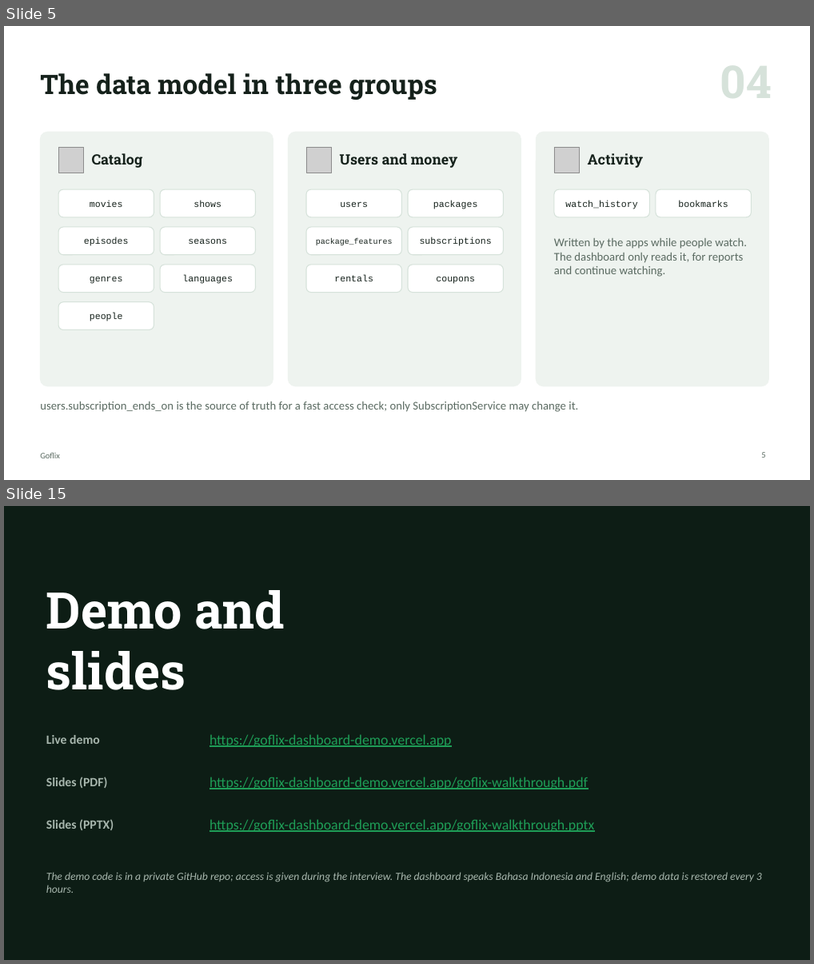
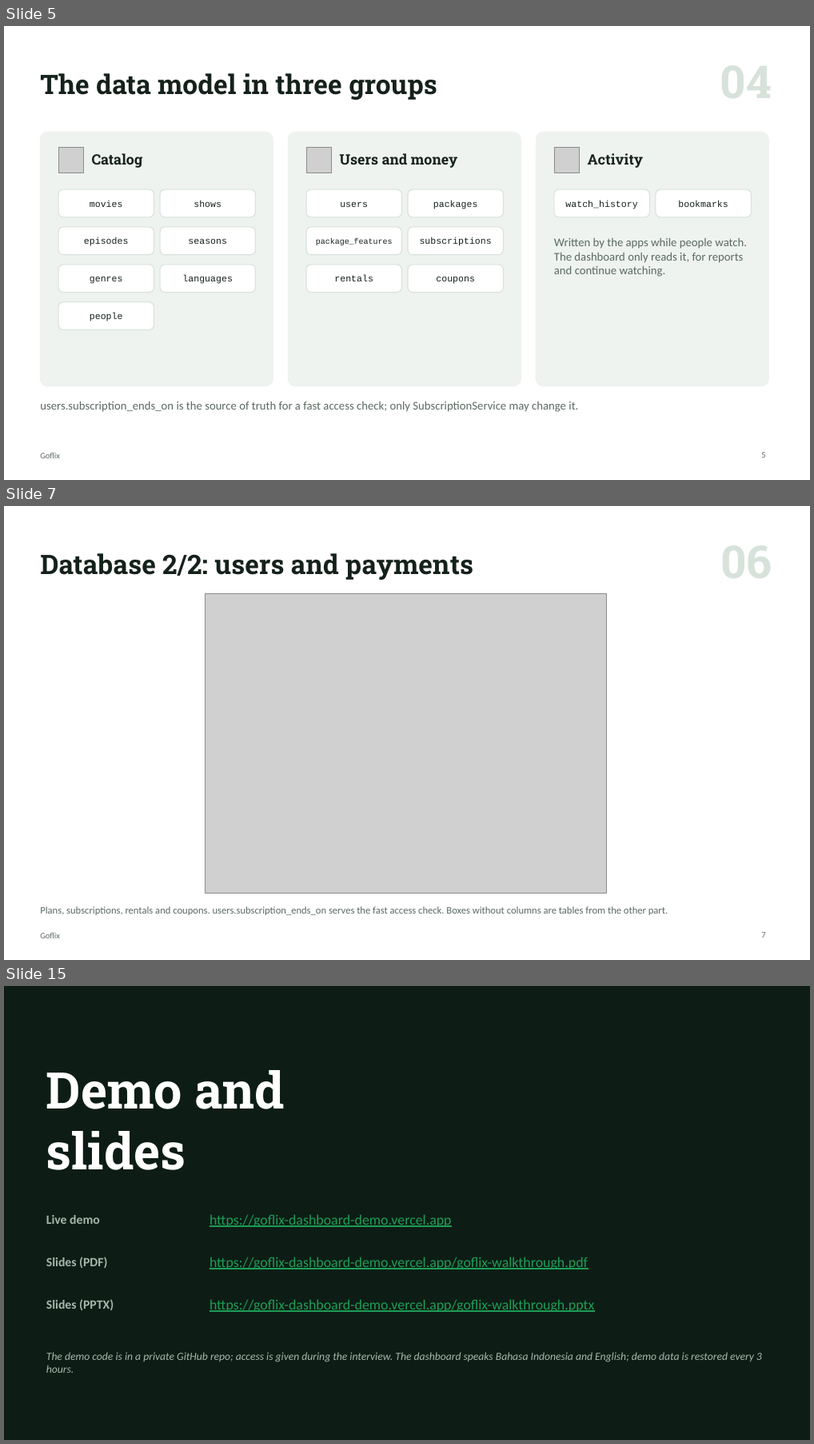
Before and after one commit to Enricosaputra/goflix-dashboard-demo, a slide deck: docs/Goflix-walkthrough.pptx. Shown one above the other, each under a label of ours: slides 5 and 15 before the commit, slides 5, 7 and 15 after it; the slides between them are not shown. The pictures are 814x964 and 814x1444 pixels, drawn with LibreOffice and Linux fonts; fonts in the diff are those of the drawing; grey boxes stand for pictures. Boxes give left, top, right and bottom in pixels: in the first picture for what was removed or moved away, otherwise in the second. Text is boxed around its words. In the diff, an @@ line names an element or a change of style, - is before the commit and + after.

Commit message:
Decks: bigger database diagrams, no open-work slide; Excalidraw diagrams
docs/diagrams/goflix.excalidraw holds the architecture, the database and the main
flows as editable shapes (open it at excalidraw.com).

```diff
--- a/docs/Goflix-walkthrough.pptx
+++ b/docs/Goflix-walkthrough.pptx
@@ slide 7 added at <box>4,506,810,960</box>, background #FFFFFF; not listed: 1 template element that a slide beside it also shows @@
@@ title added at <box>40,553,474,580</box>, 32 pt, text #15211B, bold @@
+Database 2/2: users and payments
@@ picture added at <box>206,594,607,893</box> @@
@@ text added at <box>40,906,668,915</box>, 12 pt, text #5B6B62 @@
+Plans, subscriptions, rentals and coupons. users.subscription_ends_on serves the fast access check. Boxes without columns are tables from the other part.
@@ page number added at <box>762,932,766,937</box>, 10 pt, text #5B6B62 @@
+7
```
Also in this commit, not shown: 7 slides changed, 1 other slide added, 2 slides removed, 8 other files.
